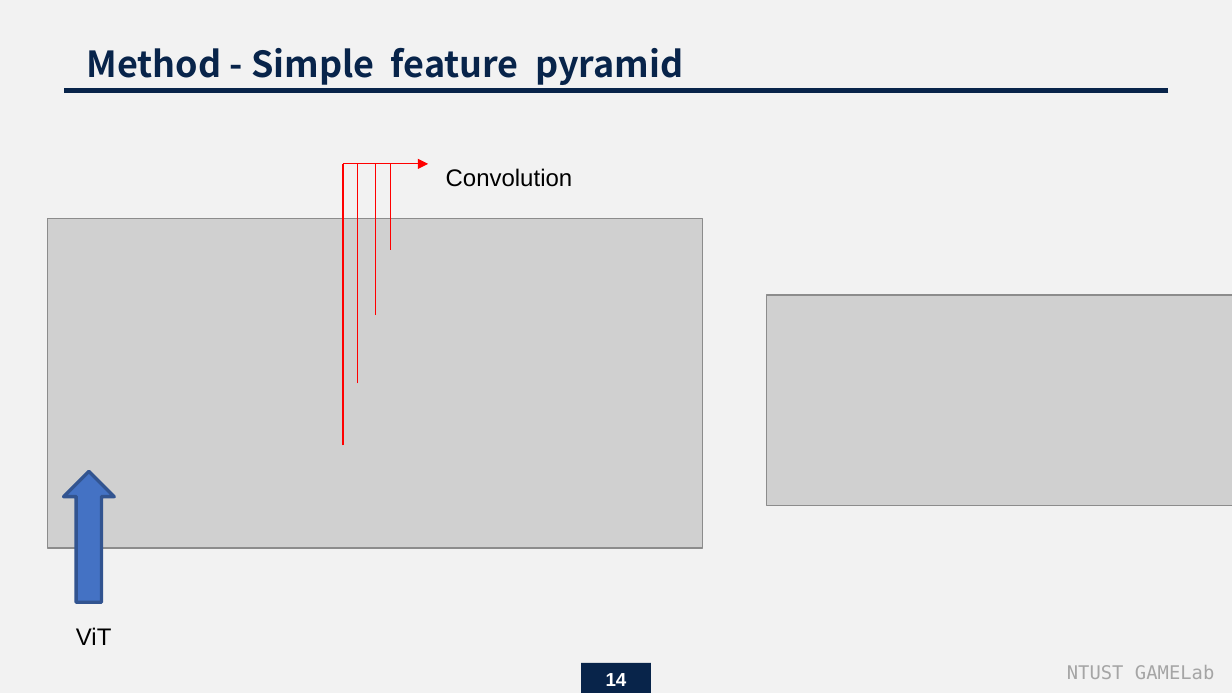
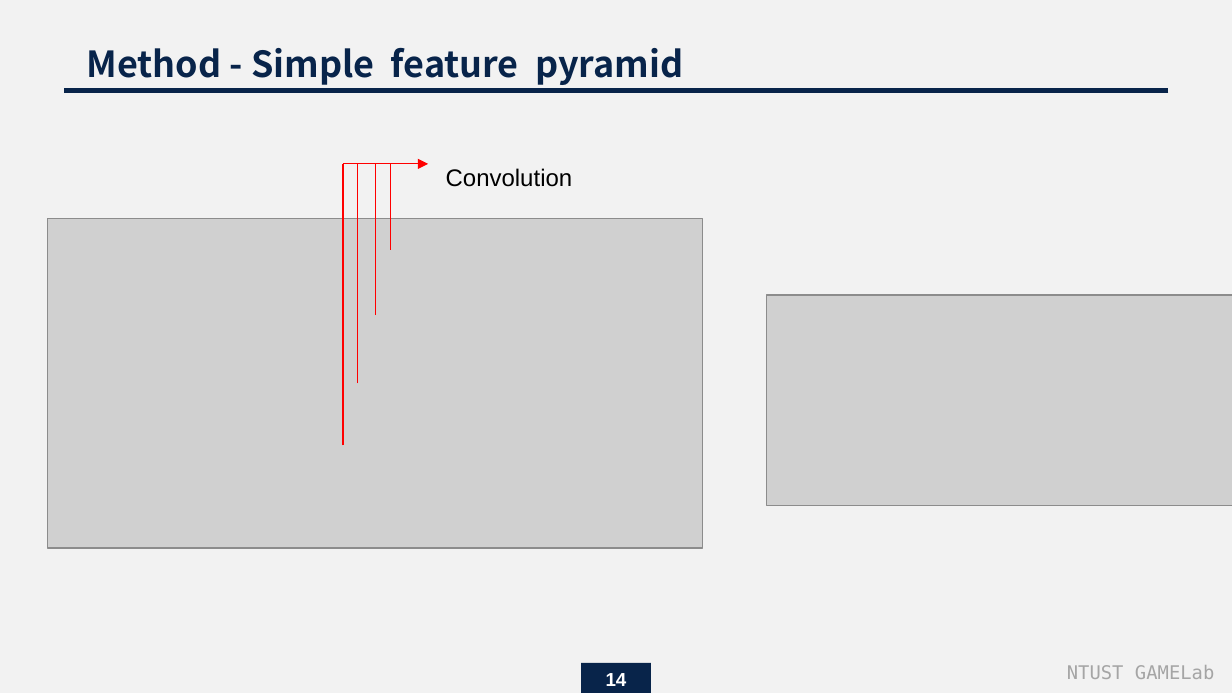
Before and after one commit to endman100/paper-, a slide deck: slide 14 of Exploring Plain Vision Transformer Backbones for Object Detection_M11015039.pptx. Drawn at 1232x693 pixels with LibreOffice and Linux fonts; fonts in the diff are those of the drawing; grey boxes stand for pictures. Boxes give left, top, right and bottom in pixels: in the first picture for what was removed or moved away, otherwise in the second. Text is boxed around its words. In the diff, an @@ line names an element or a change of style, - is before the commit and + after.

```diff
--- a/Exploring Plain Vision Transformer Backbones for Object Detection_M11015039.pptx
+++ b/Exploring Plain Vision Transformer Backbones for Object Detection_M11015039.pptx
@@ down arrow removed at <box>64,472,115,602</box> @@
@@ text removed at <box>76,627,112,645</box> @@
-ViT
```
Also in this commit, not shown: 8 other slides changed, 1 slide added, 1 slide removed.
